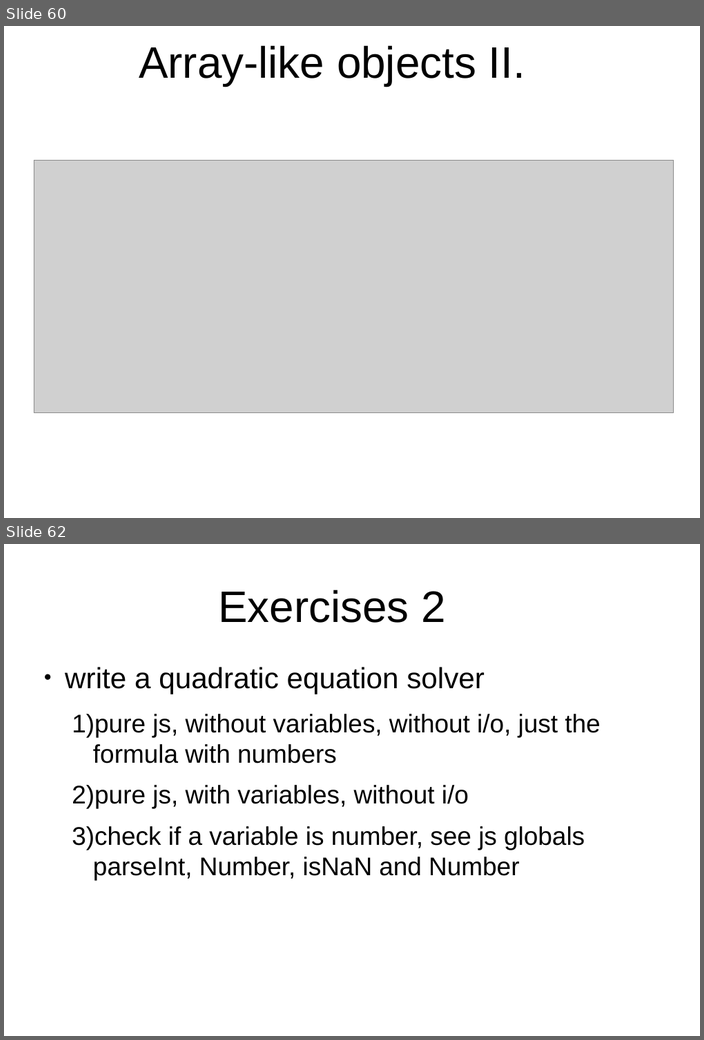
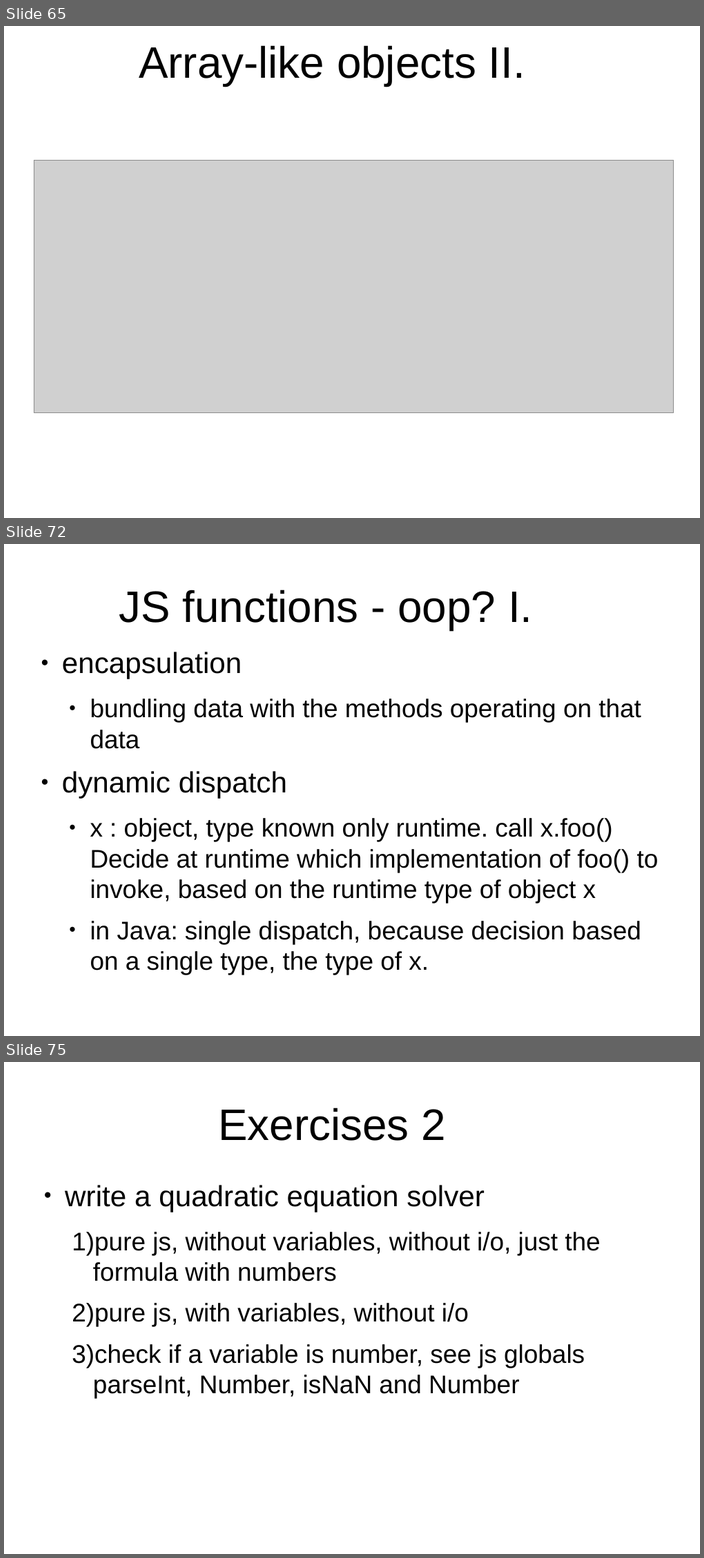
Before and after one commit to peterborkuti/other, a slide deck: JavaScriptBasics/jsbasics-slide.odp. Shown one above the other, each under a label of ours: slides 60 and 62 before the commit, slides 65, 72 and 75 after it; the slides between them are not shown. The pictures are 704x1040 and 704x1558 pixels, drawn with LibreOffice and Linux fonts; fonts in the diff are those of the drawing; grey boxes stand for pictures; background and template pictures are left out. Boxes give left, top, right and bottom in pixels: in the first picture for what was removed or moved away, otherwise in the second. Text is boxed around its words. In the diff, an @@ line names an element or a change of style, - is before the commit and + after.

```diff
--- a/JavaScriptBasics/jsbasics-slide.odp
+++ b/JavaScriptBasics/jsbasics-slide.odp
@@ slide 72 added at (4,544,700,1036), background #FFFFFF @@
@@ title added at (119,590,532,630), 53.3 pt, text #000000 @@
+JS functions - oop? I.
@@ text added at (62,652,658,975), 30.9 pt, text #000000 @@
+● encapsulation
+  ● bundling data with the methods operating on that data
+● dynamic dispatch
+  ● x : object, type known only runtime. call x.foo()
+    Decide at runtime which implementation of foo() to invoke, based on the runtime type of object x
+  ● in Java: single dispatch, because decision based on a single type, the type of x.
@@ what was slide 60 is now slide 65 @@
@@ what was slide 62 is now slide 75 @@
```
Also in this commit, not shown: 13 other slides added, 1 slide removed, 4 other files.
